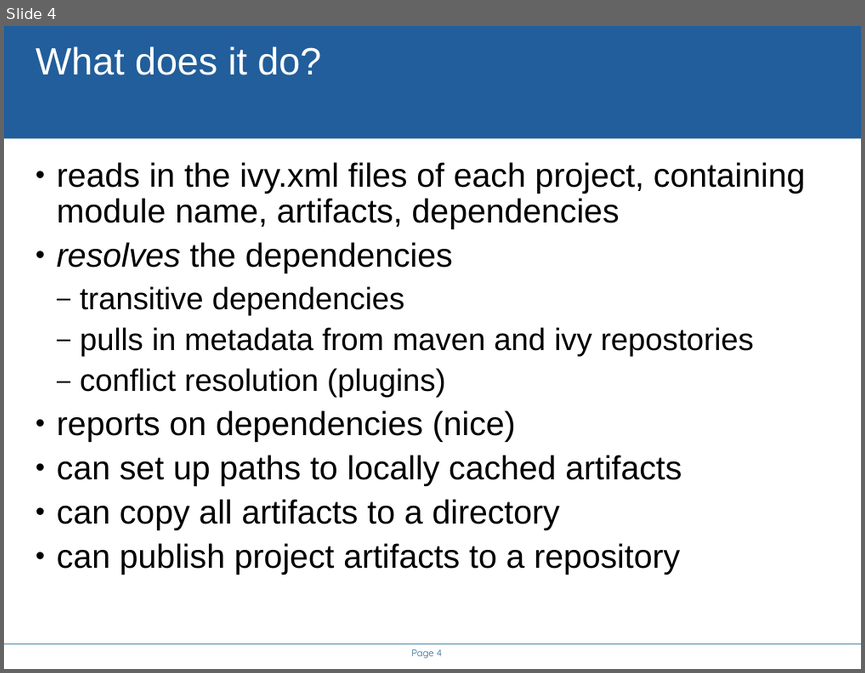
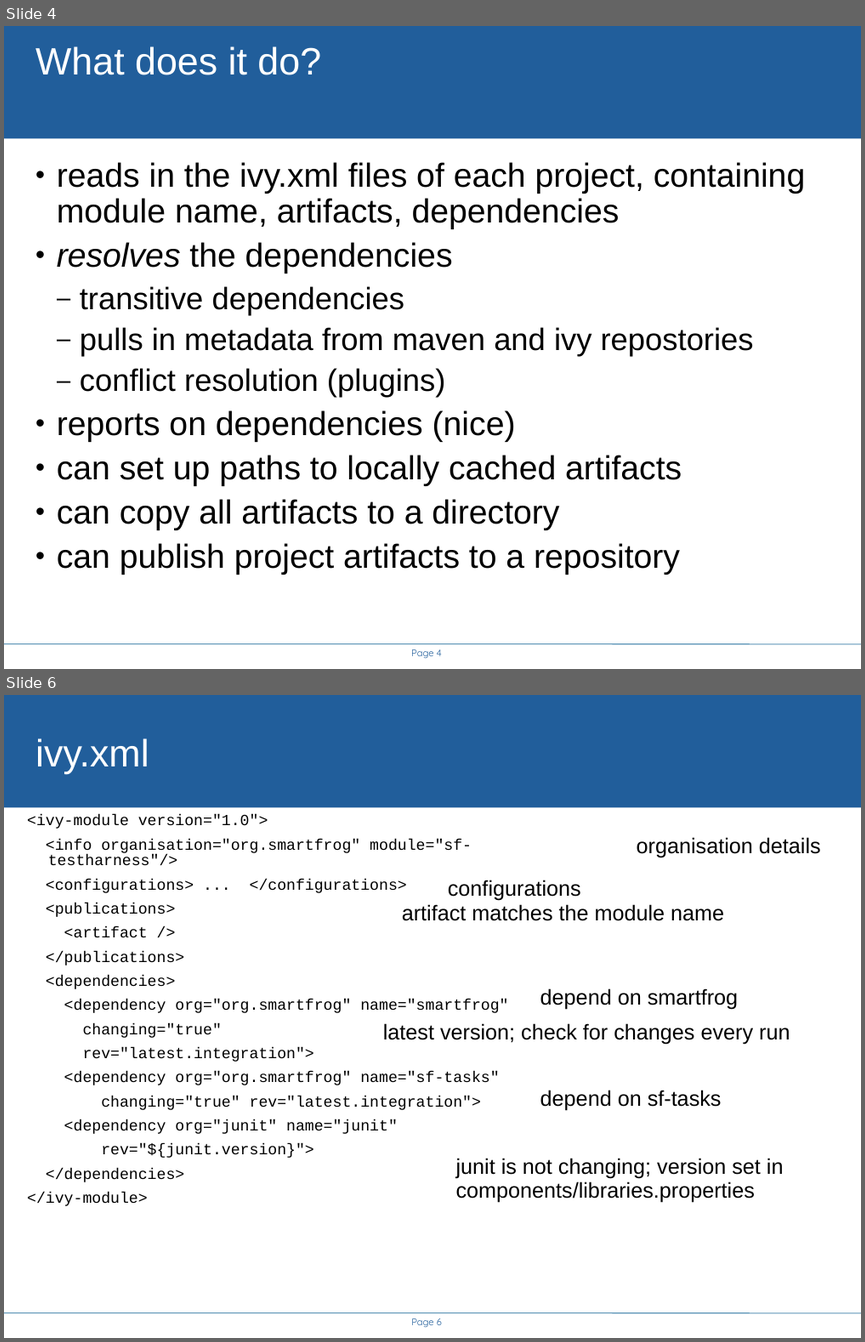
Before and after one commit to steveloughran/smartfrog, a slide deck: core/antbuild/doc/ivy.ppt. Shown one above the other, each under a label of ours: slide 4 before the commit, slides 4 and 6 after it; the slides between them are not shown. The pictures are 865x673 and 865x1342 pixels, drawn with LibreOffice and Linux fonts; fonts in the diff are those of the drawing; background and template pictures are left out. Boxes give left, top, right and bottom in pixels: in the first picture for what was removed or moved away, otherwise in the second. Text is boxed around its words. In the diff, an @@ line names an element or a change of style, - is before the commit and + after.

Commit message:
updated ivy slides and testharness artifact policy

```diff
--- a/core/antbuild/doc/ivy.ppt
+++ b/core/antbuild/doc/ivy.ppt
@@ slide 6 added at [4, 695, 861, 1338], background #FFFFFF; not listed: 3 template elements that a slide beside it also shows @@
@@ title added at [35, 738, 149, 774], 32 pt, text #FFFFFF @@
+ivy.xml
@@ text added at [27, 815, 508, 1206], 13 pt, text #000000 @@
+<ivy-module version="1.0">
+<info organisation="org.smartfrog" module="sf-testharness"/>
+<configurations> ... </configurations>
+<publications>
+<artifact />
+</publications>
+<dependencies>
+<dependency org="org.smartfrog" name="smartfrog"
+changing="true"
+rev="latest.integration">
+<dependency org="org.smartfrog" name="sf-tasks"
+changing="true" rev="latest.integration">
+<dependency org="junit" name="junit"
+rev="${junit.version}">
+</dependencies>
+</ivy-module>
@@ text added at [636, 837, 821, 857], 18 pt, text #000000 @@
+organisation details
@@ text added at [448, 879, 581, 900], 18 pt, text #000000 @@
+configurations
@@ text added at [402, 904, 724, 921], 18 pt, text #000000 @@
+artifact matches the module name
@@ text added at [540, 988, 738, 1009], 18 pt, text #000000 @@
+depend on smartfrog
@@ text added at [383, 1023, 789, 1044], 18 pt, text #000000 @@
+latest version; check for changes every run
@@ text added at [540, 1089, 721, 1111], 18 pt, text #000000 @@
+depend on sf-tasks
@@ text added at [456, 1157, 783, 1202], 18 pt, text #000000 @@
+junit is not changing; version set in
+components/libraries.properties
@@ slide 4 changed as well @@
@@ text "reads in the ivy.xml files ..." at [57, 162, 806, 574]: indent changed @@
```
Also in this commit, not shown: 10 other slides changed, 3 other slides added, 1 slide removed, 1 other file.
